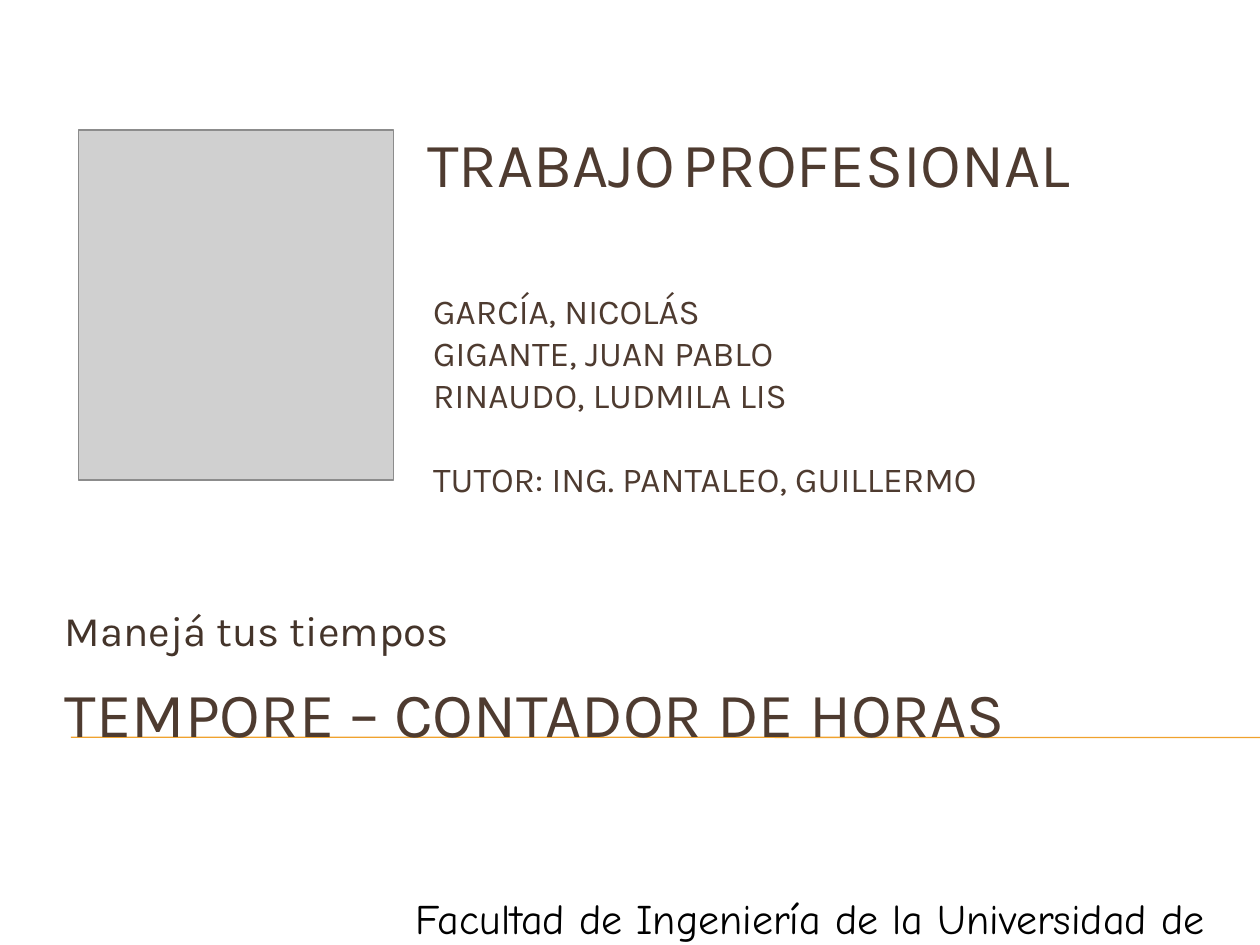
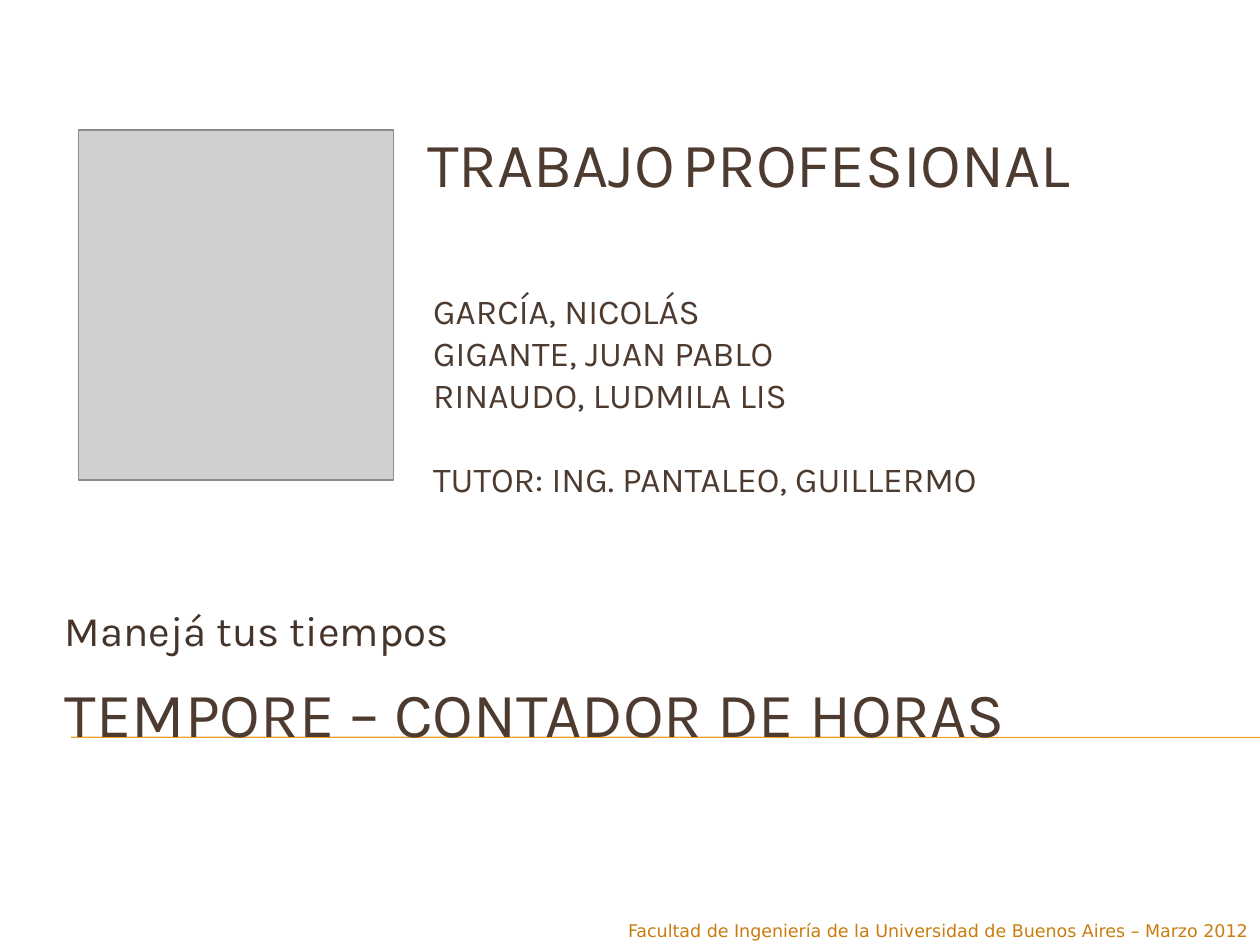
Before and after one commit to joshishimla99/tempore, a slide deck: slide 1 of docs/Presentacion Final/Tempore – Manejá tus tiempos-V2.pptx. Drawn at 1260x945 pixels with LibreOffice and Linux fonts; fonts in the diff are those of the drawing; grey boxes stand for pictures; background and template pictures are left out. Boxes give left, top, right and bottom in pixels: in the first picture for what was removed or moved away, otherwise in the second. Text is boxed around its words. In the diff, an @@ line names an element or a change of style, - is before the commit and + after.

```diff
--- a/docs/Presentacion Final/Tempore – Manejá tus tiempos-V2.pptx
+++ b/docs/Presentacion Final/Tempore – Manejá tus tiempos-V2.pptx
@@ text "Facultad de Ingeniería de la ...": place and size @@
-text "Facultad de Ingeniería de la ..." at [416,902,1204,942]
+text "Facultad de Ingeniería de la ..." at [628,924,1247,941]
@@ text "Facultad de Ingeniería de la ..." at [628,924,1247,941]: size 24 to 10 pt, font Comic Neue to DejaVu Sans, text colour #000000 to #C87D0E; alignment left to right @@
```
Also in this commit, not shown: 3 other slides changed.
